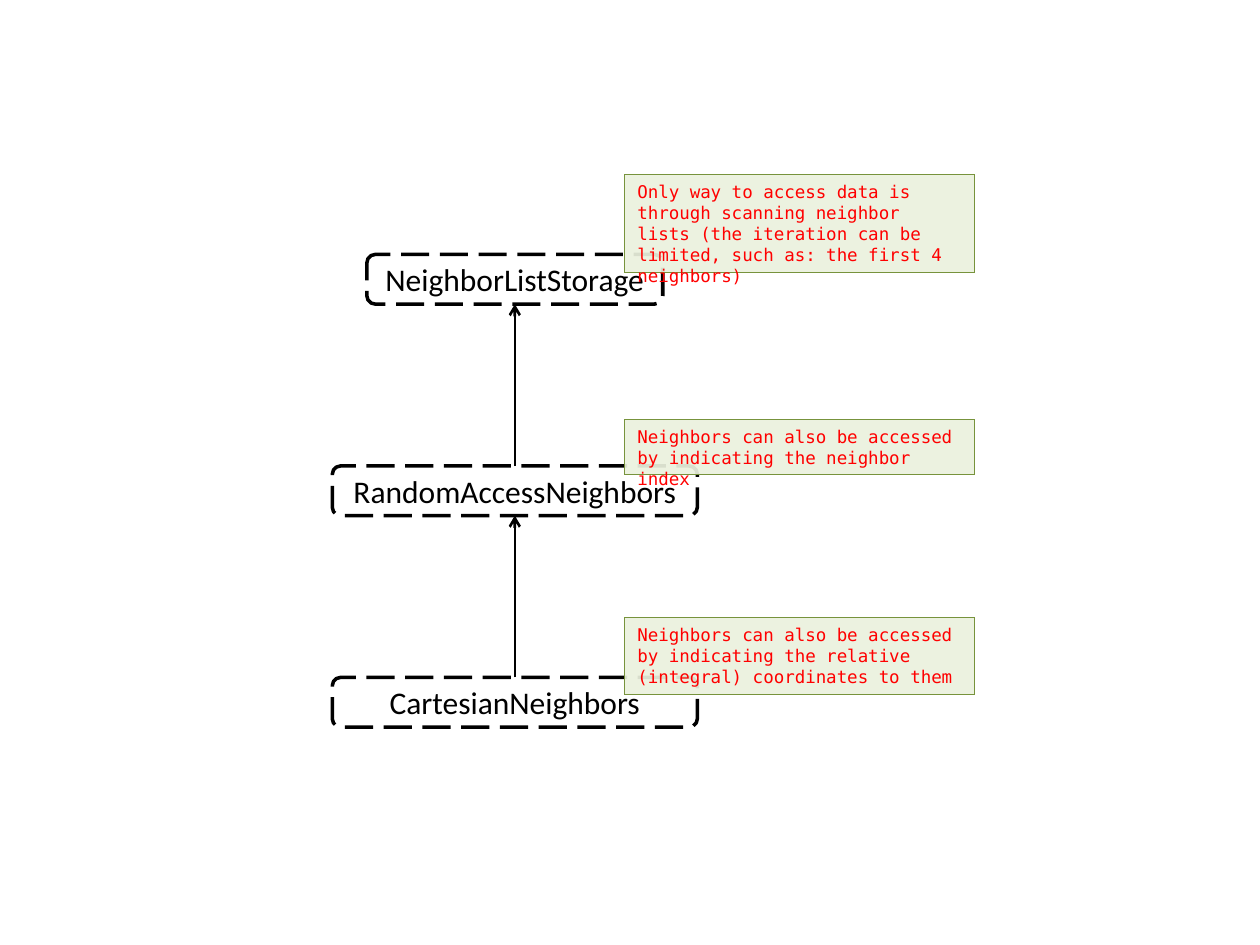
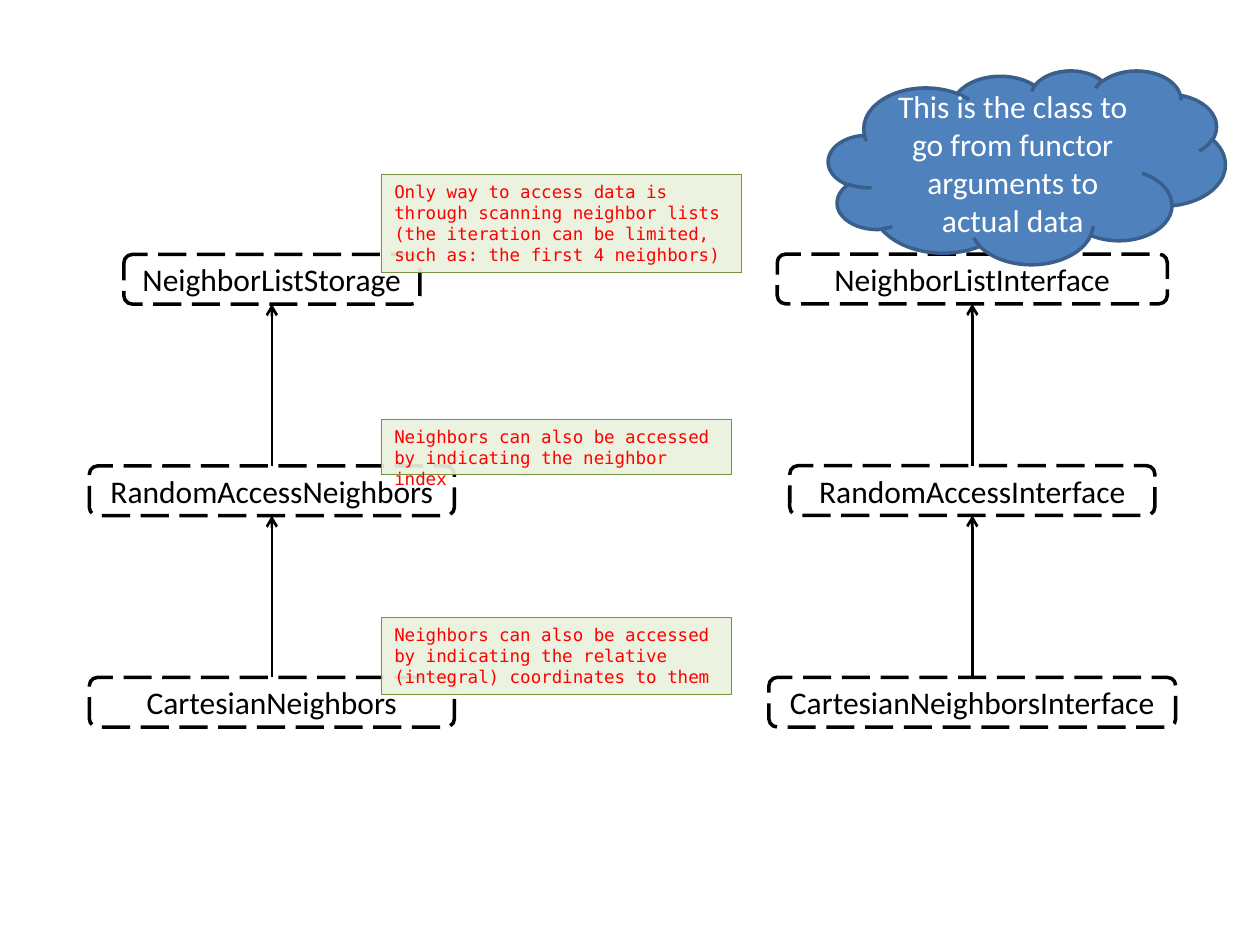
Before and after one commit to GridTools/gridtools, a slide deck: slide 3 of docs/diagrams/gridtoolsconcepts.pptx. Drawn at 1260x945 pixels with LibreOffice and Linux fonts; fonts in the diff are those of the drawing. Boxes give left, top, right and bottom in pixels: in the first picture for what was removed or moved away, otherwise in the second. Text is boxed around its words. In the diff, an @@ line names an element or a change of style, - is before the commit and + after.

Commit message:
updated slide

```diff
--- a/docs/diagrams/gridtoolsconcepts.pptx
+++ b/docs/diagrams/gridtoolsconcepts.pptx
@@ cloud added at [828,71,1225,265], fill #4F81BD, outline #3A5F8C 2 pt, 18 pt, text #FFFFFF @@
+This is the class to go from functor arguments to actual data
@@ rectangle "Only way to access data ...": place and size @@
-rectangle "Only way to access data ..." at [625,175,974,272]
+rectangle "Only way to access data ..." at [382,175,741,272]
@@ rounded rectangle added at [777,255,1168,304], outline #000000 2 pt dashed, 18 pt, text #000000 @@
+NeighborListInterface
@@ arrow added from (973, 466) to (973, 304), #000000 1.5 pt @@
@@ rounded rectangle added at [790,466,1155,515], outline #000000 2 pt dashed, 18 pt, text #000000 @@
+RandomAccessInterface
@@ 3 rounded rectangles, 2 rectangles, 2 arrows: place and size @@
-3 rounded rectangles, 2 rectangles, 2 arrows at [333,255,974,727]
+3 rounded rectangles, 2 rectangles, 2 arrows at [89,255,731,727]
@@ arrow added from (973, 678) to (973, 515), #000000 1.5 pt @@
@@ rounded rectangle added at [769,678,1176,727], outline #000000 2 pt dashed, 18 pt, text #000000 @@
+CartesianNeighborsInterface
```
Also in this commit, not shown: 1 other file.
